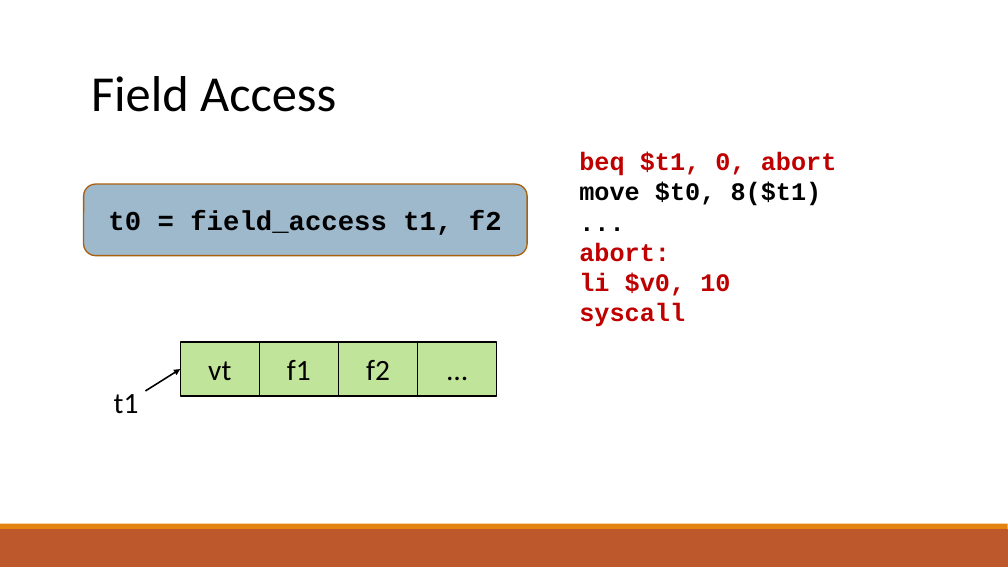
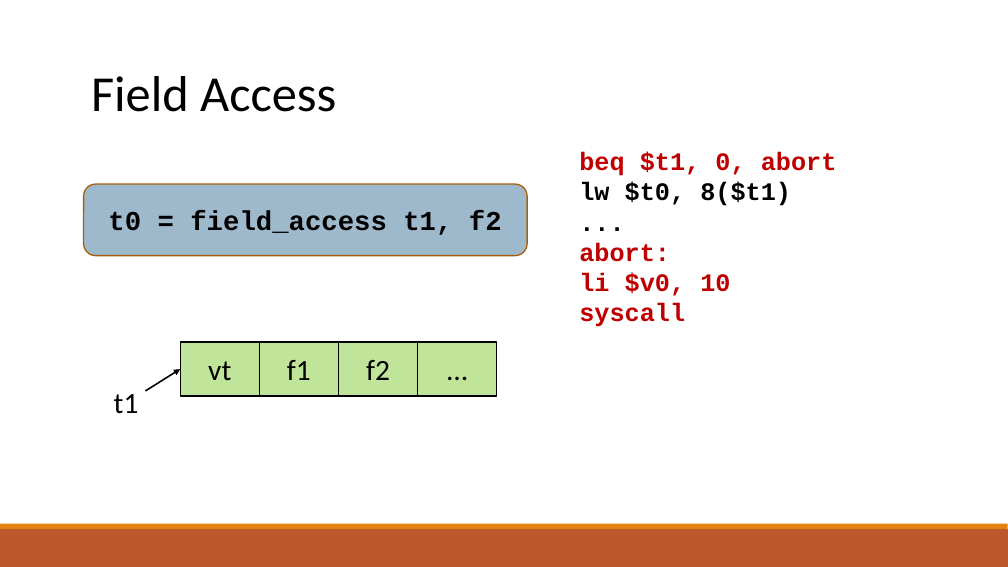
Before and after one commit to raghadzeidan/COMPILATION_TAU_FOR_STUDENTS, a slide deck: slide 77 of new_slides/codegen.pptx. Drawn at 1008x567 pixels with LibreOffice and Linux fonts; fonts in the diff are those of the drawing. Boxes give left, top, right and bottom in pixels: in the first picture for what was removed or moved away, otherwise in the second. Text is boxed around its words. In the diff, an @@ line names an element or a change of style, - is before the commit and + after.

```diff
--- a/new_slides/codegen.pptx
+++ b/new_slides/codegen.pptx
@@ text at (x1=579, y1=182, x2=791, y2=206): text changed @@
-move $t0, 8($t1)
+lw $t0, 8($t1)
```
Also in this commit, not shown: 6 other slides changed, 1 other file.
